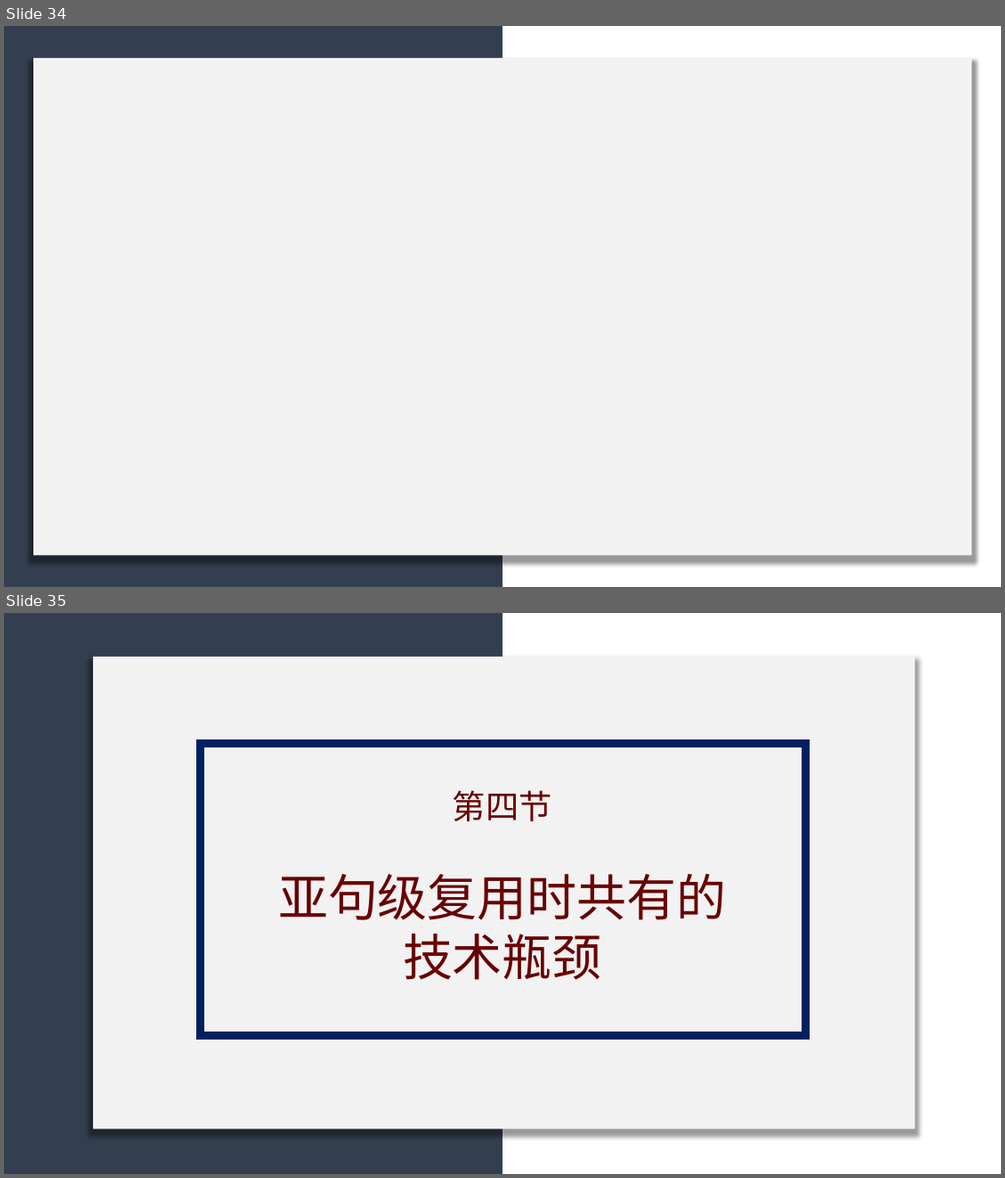
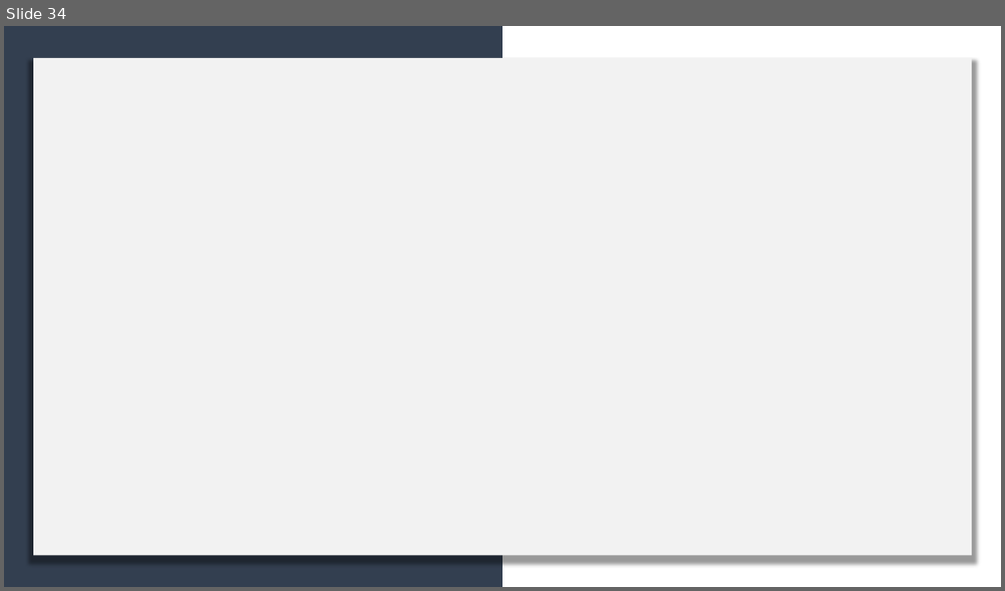
Before and after one commit to licheng0573/RosettaStone, a slide deck: 二组展示_10_24.pptx. Shown one above the other, each under a label of ours: slides 34 and 35 before the commit, slide 34 after it. The pictures are 1005x1178 and 1005x591 pixels, drawn with LibreOffice and Linux fonts; fonts in the diff are those of the drawing. Boxes give left, top, right and bottom in pixels: in the first picture for what was removed or moved away, otherwise in the second. Text is boxed around its words. In the diff, an @@ line names an element or a change of style, - is before the commit and + after.

```diff
--- a/二组展示_10_24.pptx
+++ b/二组展示_10_24.pptx
@@ slide 35 removed at [4,613,1001,1174], background #FFFFFF @@
@@ rectangle removed at [4,613,502,1174] @@
@@ rectangle removed at [93,657,914,1129] @@
@@ rectangle removed at [201,743,807,1036] @@
@@ text removed at [278,790,727,980] @@
-第四节
-亚句级复用时共有的技术瓶颈
```
Also in this commit, not shown: 7 slides changed, 2 other slides removed, 1 other file.
